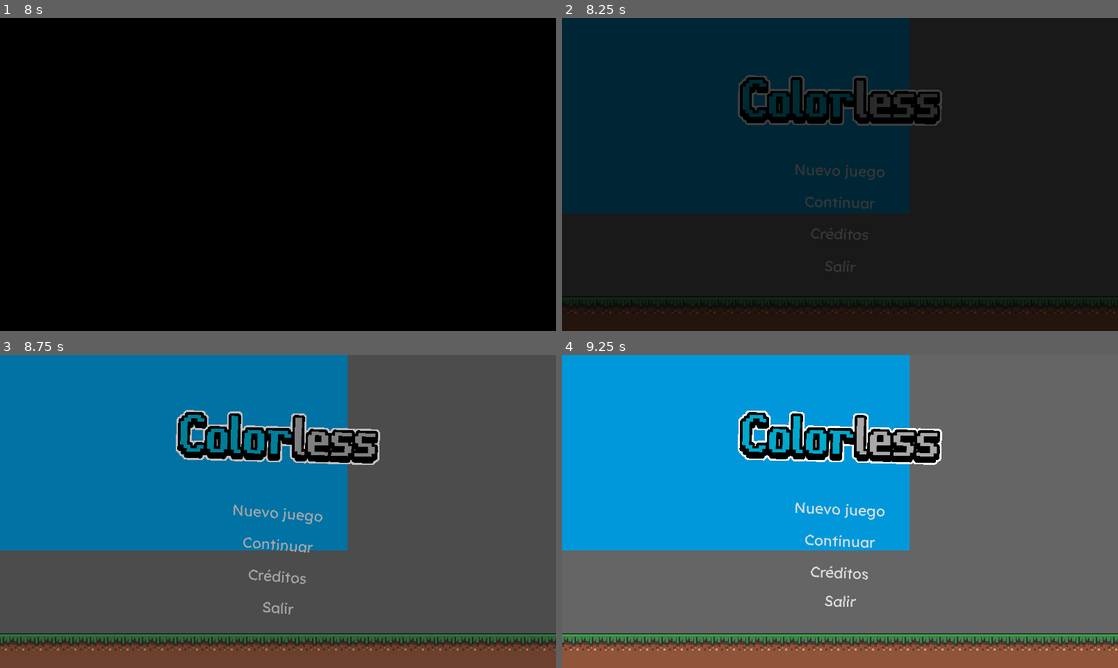
Above: before the commit, frames 1-4 (two rows, left to right).
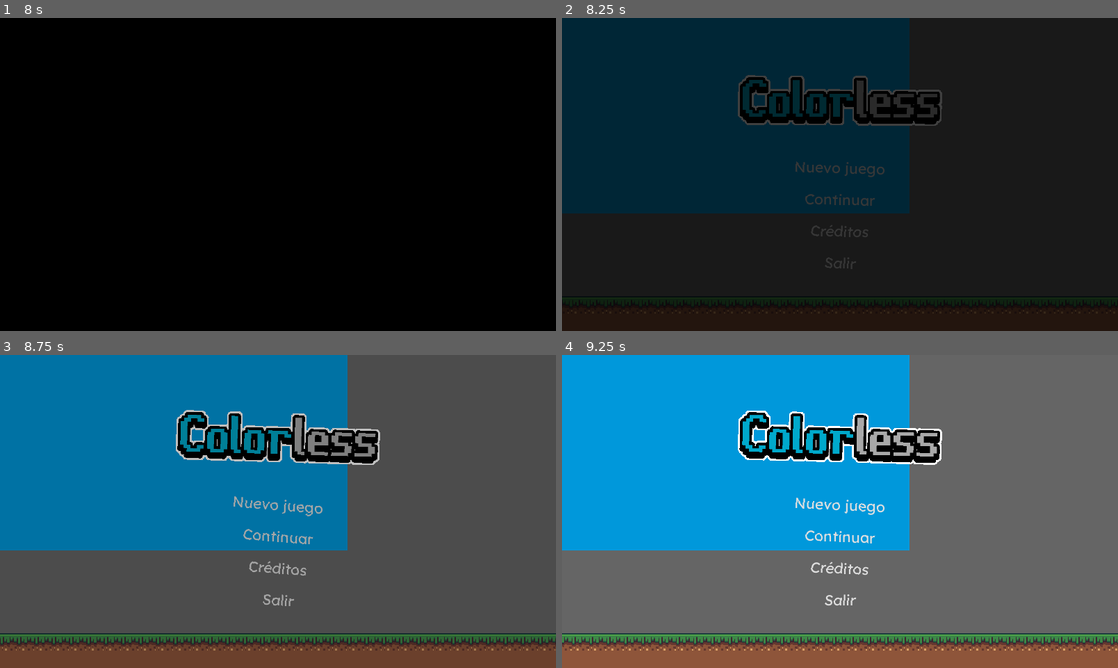
Above: after the commit, the same moments.

Repository: LombardoCode/Colorless
Game: Godot game, scene res://Escenas/Niveles/Intro.tscn
Two runs of this game, one before a commit and one after it. Both use one fixed random seed, a clock stepped at 60 frames per second and the inputs below.
Inputs (mouse positions are in pixels of both pictures, inside the frame that each line leads up to):
- Up to frame 1 (8 s): tap Enter (tecla_enter) at 0.5, 2.1, 3.5, 5, 6.6 s; move the mouse to (400, 158) at 0.52 s; hold A (tecla_a) 0.53-1.28 s; move the mouse to (166, 190) at 1.27 s; tap D (tecla_d) at 1.35, 5.85 s; move the mouse to (333, 105) at 2.02 s; tap Space at 2.75, 4.25, 7.25 s; move the mouse to (250, 237) at 2.77 s; tap S (tecla_s) at 2.85, 7.35 s; move the mouse to (444, 221) at 3.52 s; hold Shift (tecla_shift) 3.53-4.28 s; move the mouse to (111, 127) at 4.27 s; tap W (tecla_w) at 4.35 s; move the mouse to (305, 174) at 5.02 s; hold A (tecla_a) 5.03-5.78 s; move the mouse to (194, 96) at 5.77 s; move the mouse to (400, 158) at 6.52 s; move the mouse to (166, 190) at 7.27 s
- Up to frame 2 (8.25 s): click "Nuevo juego" at 8 s
- Up to frame 3 (8.75 s): no input
- Up to frame 4 (9.25 s): click "Nuevo juego" at 8.75 s

Frame 1 is identical in both runs. In frame 2, 0.5% of the frame differs, in the area x 42-58%, y 45-82%; in frame 3, 1.1%, in the area x 42-58%, y 45-83%; in frame 4, 0.9%.

Commit message:
Pivotes de los botones de la pantalla principal arreglados y carpeta de README agregada con fotos del videojuego.

Diff:
--- a/Scripts/Boton.gd
+++ b/Scripts/Boton.gd
@@ -24,7 +24,8 @@
 
 func _process(_delta):
 	var tamanio_pantalla = OS.get_window_size()
-	self.set_pivot_offset(Vector2(tamanio_pantalla.x / 2, self.rect_size.y / 2))
+	var tamanio_obj = self.rect_size
+	self.set_pivot_offset(Vector2(tamanio_obj.x / 2, tamanio_obj.y / 2))
 
 
 func _presionado():
--- a/Scripts/Salir.gd
+++ b/Scripts/Salir.gd
@@ -8,7 +8,8 @@
 
 func _process(_delta):
 	var tamanio_pantalla = OS.get_window_size()
-	self.set_pivot_offset(Vector2(tamanio_pantalla.x / 2, self.rect_size.y / 2))
+	var tamanio_obj = self.rect_size
+	self.set_pivot_offset(Vector2(tamanio_obj.x / 2, tamanio_obj.y / 2))
 
 func _presionado():
 	get_tree().quit()
--- a/project.godot
+++ b/project.godot
@@ -31,6 +31,7 @@
 window/size/width=1280
 window/size/height=720
 window/size/resizable=false
+window/size/fullscreen=true
 window/stretch/mode="2d"
 window/stretch/aspect="expand"
 
Binary file added: README/Colorless_Arrival.png
Binary file added: README/Colorless_Madness.png
Binary file added: README/Colorless_Wisdom.png
